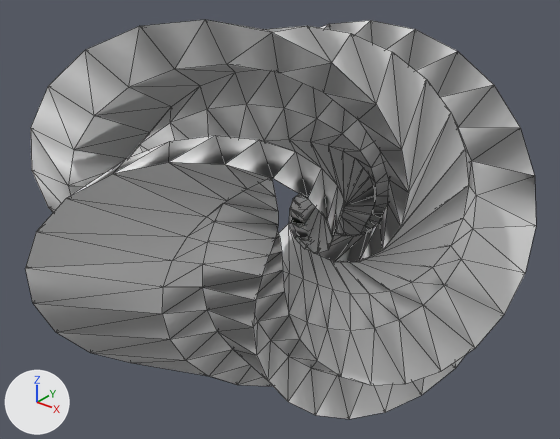
What one commit did to the OBJ model geometry/ht3d_011_houndstwist.obj.
Camera for both pictures: a camera (50 mm lens) standing at (11.08, -10.19, 7.43) and looking at (1.61, 1.65, 0.09). Lighting does not change. The marker at lower left points along +X, +Y and +Z. Mesh edges are drawn as thin lines. Where no turn or scale is listed for an object, it has been applied to the vertices.

The older version as bpy lines, for what is in view:
```python
me_ht3d_011_houndstwist = bpy.data.meshes.new('ht3d_011_houndstwist')
me_ht3d_011_houndstwist.from_pydata(...)  # 448 vertices, 1274 faces; spans x -3.07..6.09, y -3.07..6.09, z -4.82..4.82
ob_ht3d_011_houndstwist = bpy.data.objects.new('ht3d_011_houndstwist', me_ht3d_011_houndstwist)
ob_ht3d_011_houndstwist.location = (0.0, 0.0, 0.0)
```
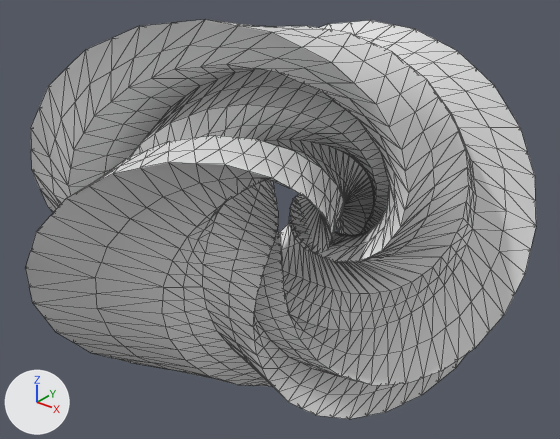
The change, as JSON lines over the scene's bpy script:
```json
{"block": "me_ht3d_011_houndstwist", "where": "# used by ob_ht3d_011_houndstwist; location = (0.0, 0.0, 0.0)"}
{"op": "remove", "block": "me_ht3d_011_houndstwist", "code": "me_ht3d_011_houndstwist.from_pydata(...)  # 448 vertices, 1274 faces; spans x -3.07..6.09, y -3.07..6.09, z -4.82..4.82"}
{"op": "add", "block": "me_ht3d_011_houndstwist", "code": "me_ht3d_011_houndstwist.from_pydata(...)  # 1793 vertices, 3588 faces; spans x -3.07..6.09, y -3.07..6.09, z -4.82..4.82"}
{"block": "me_ht3d_011_houndstwist", "change": "me_ht3d_011_houndstwist part 1: 1345 vertices added at x -3.03..6.05, y -3.03..6.05, z -4.75..4.75"}
```

Location of each change, (x1, y1, x2, y2) in pixels of the pictures (560 x 439 px):
```json
{"part": 1, "of": "me_ht3d_011_houndstwist", "change": "added", "after": [25, 20, 536, 419]}
```
